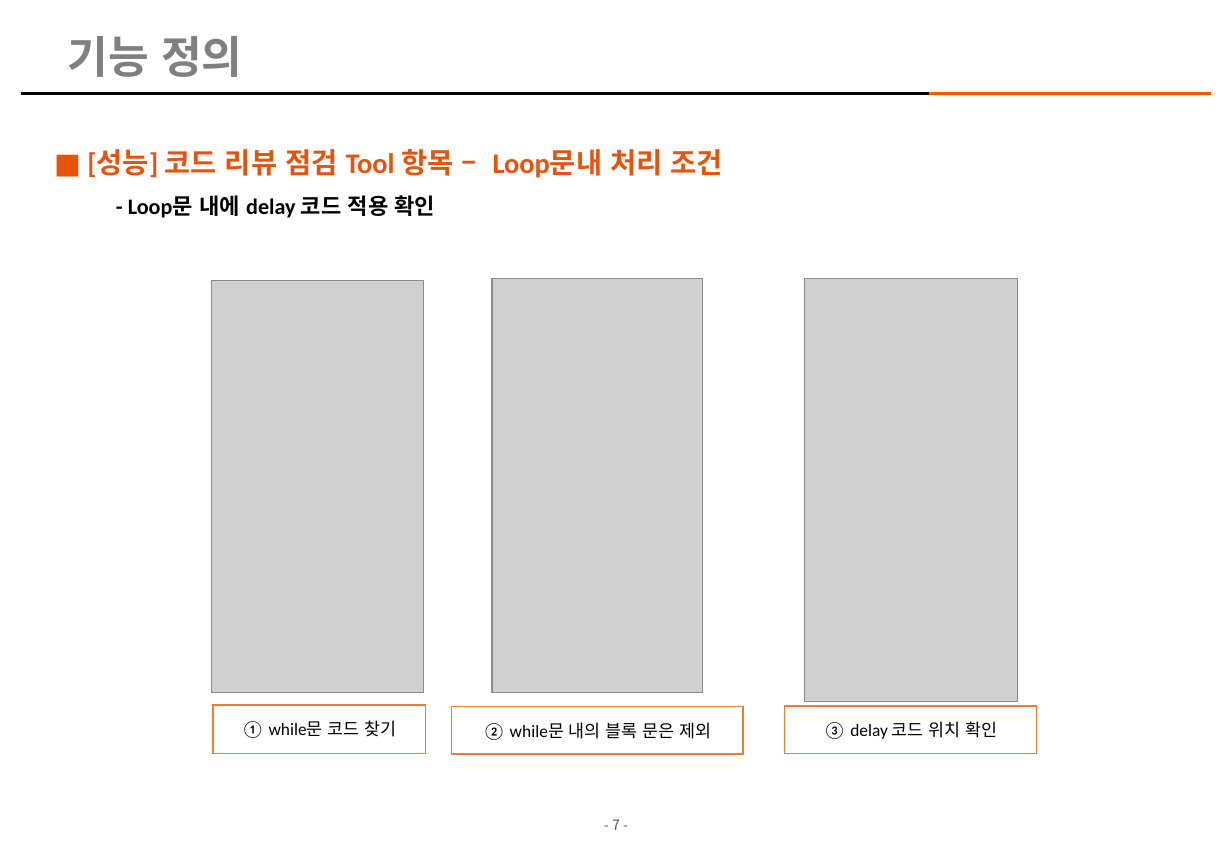
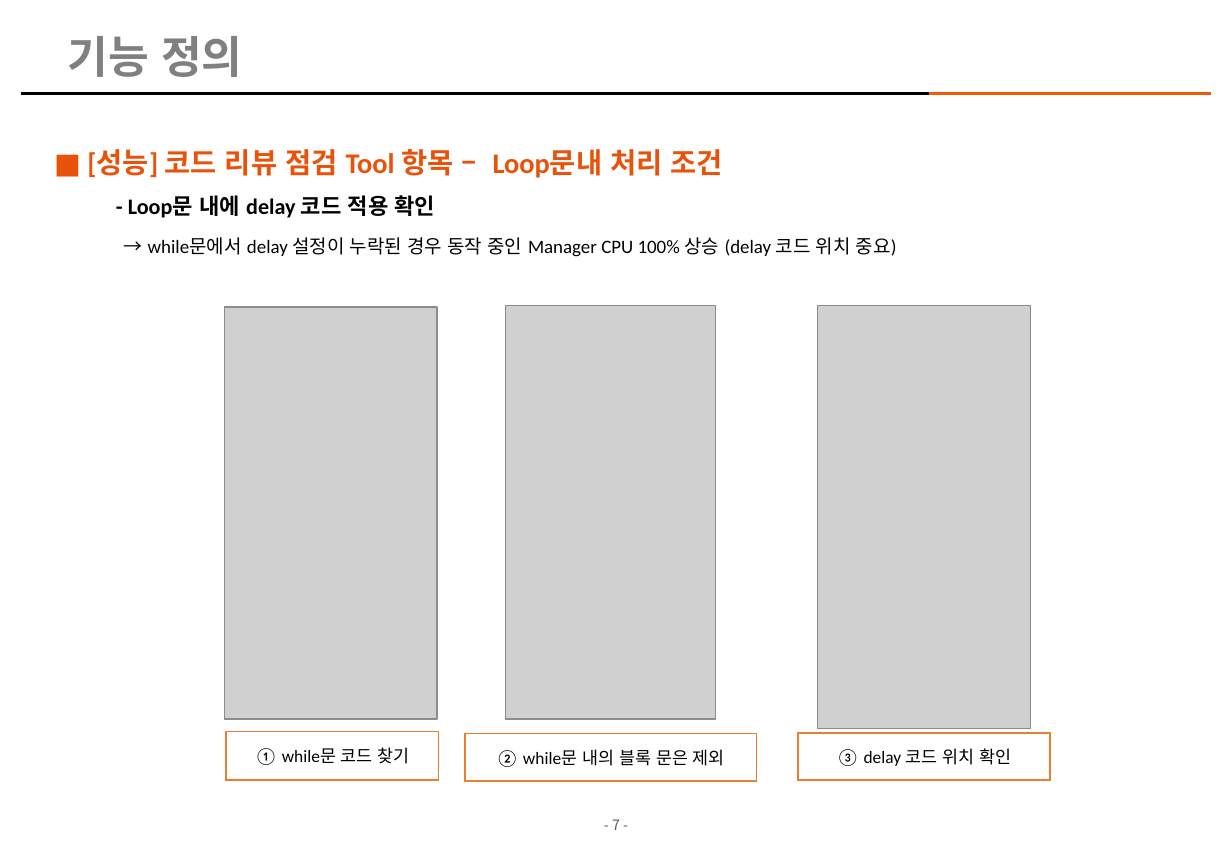
Before and after one commit to kimhopepa/PythonPjt, a slide deck: slide 7 of CodeReviewTool/doc/CodeReview_점검_Tool_개발계획서_rev07.pptx. Drawn at 1232x853 pixels with LibreOffice and Linux fonts; fonts in the diff are those of the drawing; grey boxes stand for pictures; background and template pictures are left out. Boxes give left, top, right and bottom in pixels: in the first picture for what was removed or moved away, otherwise in the second. Text is boxed around its words. In the diff, an @@ line names an element or a change of style, - is before the commit and + after.

```diff
--- a/CodeReviewTool/doc/CodeReview_점검_Tool_개발계획서_rev07.pptx
+++ b/CodeReviewTool/doc/CodeReview_점검_Tool_개발계획서_rev07.pptx
@@ text at box(128, 195, 897, 257): text changed; size 14 to 12 pt; bold off @@
-  - Loop문 내에 delay 코드 적용 확인
+  - Loop문 내에 delay 코드 적용 확인
+  → while문에서 delay 설정이 누락된 경우 동작 중인 Manager CPU 100% 상승 (delay 코드 위치 중요)
@@ picture: place and size @@
-picture at box(804, 279, 1017, 702)
+picture at box(818, 306, 1031, 729)
@@ rectangle "① while문 코드 찾기": place and size @@
-rectangle "① while문 코드 찾기" at box(213, 705, 425, 754)
+rectangle "① while문 코드 찾기" at box(226, 731, 439, 780)
@@ rectangle "② while문 내의 블록 문은 ...": place and size @@
-rectangle "② while문 내의 블록 문은 ..." at box(452, 706, 743, 754)
+rectangle "② while문 내의 블록 문은 ..." at box(465, 734, 756, 782)
@@ 2 pictures, 1 rectangle: place and size @@
-2 pictures, 1 rectangle at box(212, 279, 1037, 754)
+2 pictures, 1 rectangle at box(224, 306, 1050, 780)
```
Also in this commit, not shown: 10 other slides changed, 2 other files.
